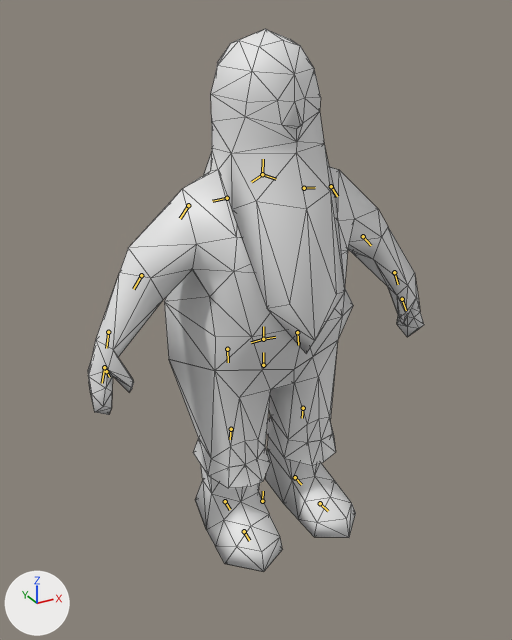
Renders of the Blender file assets-src/rooms/tavern/creature-clips/Dwarf2.blend from each side of a commit.
The view is the same before and after, from a 50 mm lens placed at (-0.459, -0.811, 0.733), pointed at (-0.009, 0.006, 0.325). The axes (+X, +Y, +Z) are drawn at lower left. The lights are the same throughout. The older version comes first. The bones that change, and the others that lie on the model, are drawn over the model as lines. Mesh edges are drawn as thin lines.

The first picture shows 'Dwarf2SourceMesh'.
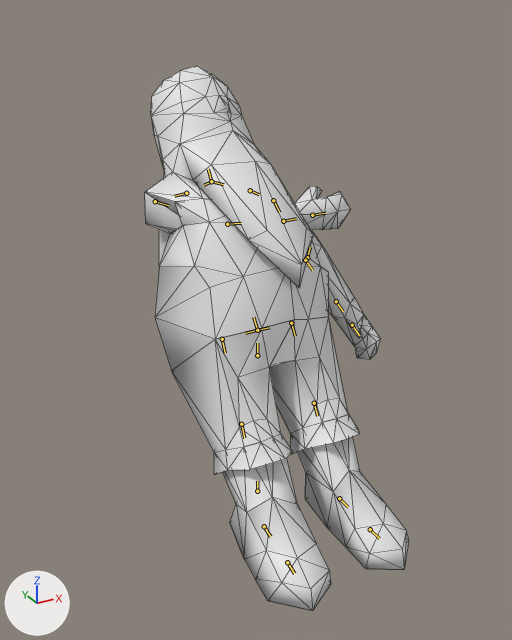
The newer file adds an action. The first version stands in its rest pose; the second is drawn at frame 18 of the action 'SitSlap'.

Edits to the bpy script that builds the scene:
```text
Change bone_cog2:
    where bone_cog2 = bpy.data.objects['Dwarf2'].pose.bones['cog2']
    bone_cog2.location: (0.0, 0.0, 0.0) -> (0.0, 0.008, -0.018)
Change bone_spine:
    where bone_spine = bpy.data.objects['Dwarf2'].pose.bones['spine']  # child of 'cog'
    bone_spine.rotation_quaternion: (1.0, 0.0, 0.0, 0.0) -> (0.946, -0.307, 0.095, -0.029)  # degrees (0, 0, 0) -> degrees (-37, 9, -7)
Change bone_shoulder2_r:
    where bone_shoulder2_r = bpy.data.objects['Dwarf2'].pose.bones['shoulder2_r']  # child of 'shoulder_r'
    bone_shoulder2_r.rotation_quaternion: (1.0, 0.0, 0.0, 0.0) -> (0.999, -0.019, -0.023, 0.011)  # degrees (0, 0, 0) -> degrees (-2, -3, 1)
Change bone_arm_r:
    where bone_arm_r = bpy.data.objects['Dwarf2'].pose.bones['arm_r']  # child of 'shoulder2_r'
    bone_arm_r.rotation_quaternion: (1.0, 0.0, 0.0, 0.0) -> (0.685, -0.713, 0.02, 0.147)  # degrees (0, 0, 0) -> degrees (-91, 14, 10)
Change bone_forearm_r:
    where bone_forearm_r = bpy.data.objects['Dwarf2'].pose.bones['forearm_r']  # child of 'arm_r'
    bone_forearm_r.rotation_quaternion: (1.0, 0.0, 0.0, 0.0) -> (0.972, -0.146, -0.1, -0.157)  # degrees (0, 0, 0) -> degrees (-15, -14, -17)
Change bone_hand_r:
    where bone_hand_r = bpy.data.objects['Dwarf2'].pose.bones['hand_r']  # child of 'forearm_r'
    bone_hand_r.rotation_quaternion: (1.0, 0.0, 0.0, 0.0) -> (0.981, -0.165, -0.096, -0.025)  # degrees (0, 0, 0) -> degrees (-19, -11, -1)
Change bone_shoulder2_l:
    where bone_shoulder2_l = bpy.data.objects['Dwarf2'].pose.bones['shoulder2_l']  # child of 'shoulder_l'
    bone_shoulder2_l.rotation_quaternion: (1.0, 0.0, 0.0, 0.0) -> (0.995, 0.003, 0.015, -0.098)  # degrees (0, 0, 0) -> degrees (0, 2, -11)
Change bone_arm_l:
    where bone_arm_l = bpy.data.objects['Dwarf2'].pose.bones['arm_l']  # child of 'shoulder2_l'
    bone_arm_l.rotation_quaternion: (1.0, 0.0, 0.0, 0.0) -> (0.997, -0.077, 0.012, 0.011)  # degrees (0, 0, 0) -> degrees (-9, 1, 1)
Change bone_forearm_l:
    where bone_forearm_l = bpy.data.objects['Dwarf2'].pose.bones['forearm_l']  # child of 'arm_l'
    bone_forearm_l.rotation_quaternion: (1.0, 0.0, 0.0, 0.0) -> (0.999, -0.023, 0.003, 0.024)  # degrees (0, 0, 0) -> degrees (-3, 0, 3)
Change bone_hand_l:
    where bone_hand_l = bpy.data.objects['Dwarf2'].pose.bones['hand_l']  # child of 'forearm_l'
    bone_hand_l.rotation_quaternion: (1.0, 0.0, 0.0, 0.0) -> (0.983, -0.181, 0.037, 0.003)  # degrees (0, 0, 0) -> degrees (-21, 4, 0)
Change bone_leg_l:
    where bone_leg_l = bpy.data.objects['Dwarf2'].pose.bones['leg_l']  # child of 'hip_l'
    bone_leg_l.rotation_quaternion: (1.0, 0.0, 0.0, 0.0) -> (0.978, -0.205, -0.025, 0.008)  # degrees (0, 0, 0) -> degrees (-24, -3, 1)
Change bone_lowleg_l:
    where bone_lowleg_l = bpy.data.objects['Dwarf2'].pose.bones['lowleg_l']  # child of 'leg_l'
    bone_lowleg_l.rotation_quaternion: (1.0, 0.0, 0.0, 0.0) -> (0.991, 0.087, 0.035, -0.09)  # degrees (0, 0, 0) -> degrees (10, 5, -10)
Change bone_foot_l:
    where bone_foot_l = bpy.data.objects['Dwarf2'].pose.bones['foot_l']  # child of 'lowleg_l'
    bone_foot_l.rotation_quaternion: (1.0, 0.0, 0.0, 0.0) -> (0.941, -0.338, 0.007, 0.017)  # degrees (0, 0, 0) -> degrees (-39, 1, 2)
Change bone_leg_r:
    where bone_leg_r = bpy.data.objects['Dwarf2'].pose.bones['leg_r']  # child of 'hip_r'
    bone_leg_r.rotation_quaternion: (1.0, 0.0, 0.0, 0.0) -> (0.978, -0.205, 0.025, -0.008)  # degrees (0, 0, 0) -> degrees (-24, 3, -1)
Change bone_lowleg_r:
    where bone_lowleg_r = bpy.data.objects['Dwarf2'].pose.bones['lowleg_r']  # child of 'leg_r'
    bone_lowleg_r.rotation_quaternion: (1.0, 0.0, 0.0, 0.0) -> (0.991, 0.087, -0.035, 0.09)  # degrees (0, 0, 0) -> degrees (10, -5, 10)
Change bone_foot_r:
    where bone_foot_r = bpy.data.objects['Dwarf2'].pose.bones['foot_r']  # child of 'lowleg_r'
    bone_foot_r.rotation_quaternion: (1.0, 0.0, 0.0, 0.0) -> (0.941, -0.338, -0.007, -0.017)  # degrees (0, 0, 0) -> degrees (-39, -1, -2)
```

Where the change shows, as pixel boxes [x1, y1, x2, y2] in the pictures (512 x 640 px):
'Dwarf2SourceMesh', posed (21% narrower)
    before: [88, 29, 424, 572]
    after: [145, 66, 409, 611]
bone 'cog2', root to tip
    before: (262, 501) to (263, 491)
    after: (257, 491) to (257, 481)
bone 'spine', root to tip
    before: (263, 339) to (263, 326)
    after: (257, 330) to (253, 317)
bone 'shoulder2_r', root to tip
    before: (227, 198) to (212, 201)
    after: (186, 193) to (174, 196)
bone 'arm_r', root to tip
    before: (188, 205) to (180, 218)
    after: (155, 201) to (168, 205)
bone 'forearm_r', root to tip
    before: (141, 275) to (133, 289)
    after: (227, 224) to (241, 223)
bone 'hand_r', root to tip
    before: (108, 332) to (106, 348)
    after: (283, 221) to (296, 218)
bone 'shoulder2_l', root to tip
    before: (304, 188) to (315, 187)
    after: (250, 190) to (259, 194)
bone 'arm_l', root to tip
    before: (331, 186) to (337, 196)
    after: (273, 200) to (279, 212)
bone 'forearm_l', root to tip
    before: (363, 236) to (371, 245)
    after: (305, 260) to (312, 270)
bone 'hand_l', root to tip
    before: (394, 272) to (398, 284)
    after: (336, 301) to (343, 311)
bone 'leg_l', root to tip
    before: (297, 332) to (298, 345)
    after: (291, 323) to (295, 336)
bone 'lowleg_l', root to tip
    before: (303, 408) to (302, 418)
    after: (314, 403) to (317, 416)
bone 'foot_l', root to tip
    before: (295, 477) to (301, 484)
    after: (339, 498) to (348, 507)
bone 'leg_r', root to tip
    before: (227, 349) to (228, 362)
    after: (222, 339) to (225, 353)
bone 'lowleg_r', root to tip
    before: (231, 429) to (230, 439)
    after: (241, 424) to (244, 438)
bone 'foot_r', root to tip
    before: (225, 501) to (230, 509)
    after: (264, 526) to (270, 536)
